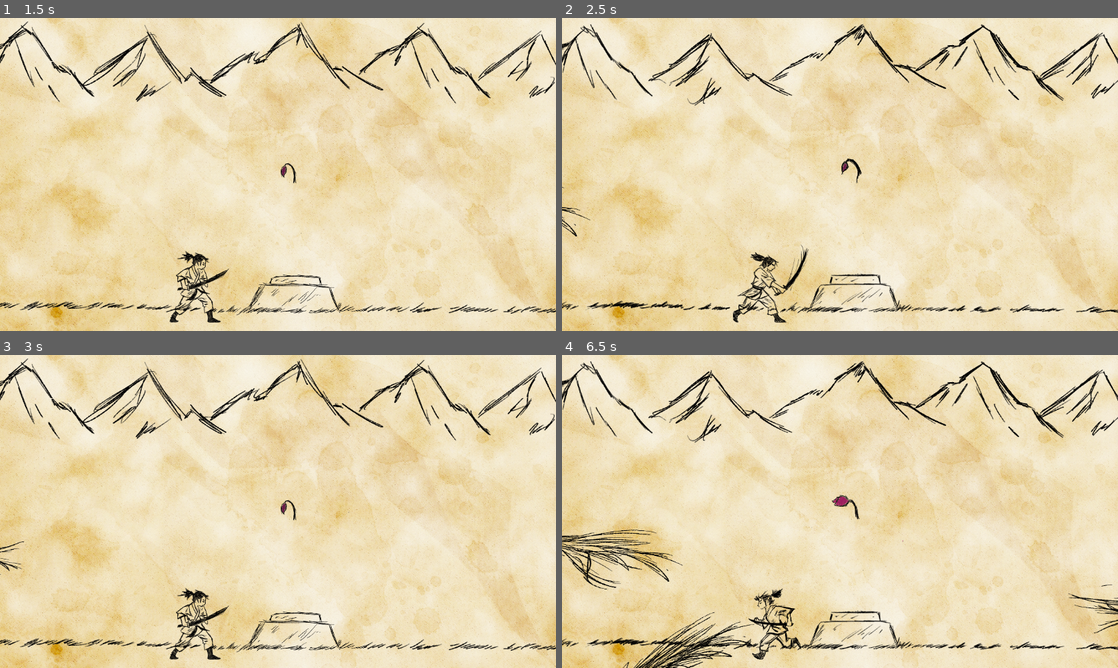
Above: before the commit, frames 1-4 (two rows, left to right).
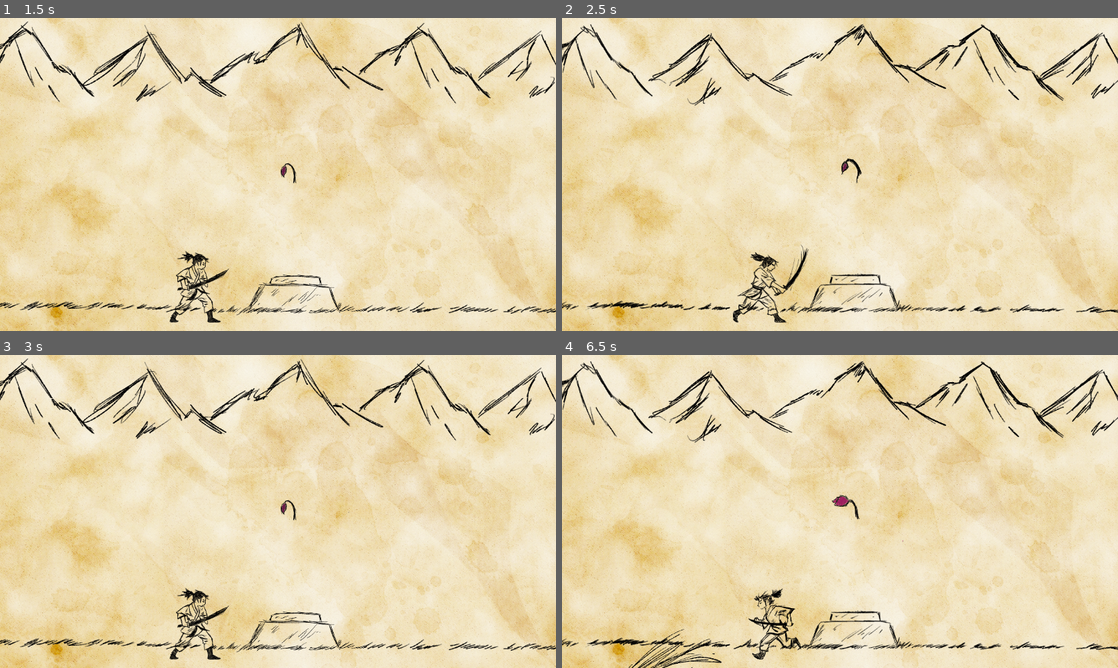
Above: after the commit, the same moments.

Repository: fabio98p/Godot_GuardianOfSpring
Game: Godot game, scene res://Level/level.tscn
Same seed, same stepped clock (60 frames per second), same inputs: the game is played once before the commit and once after it. This scene is started directly instead of the project's main scene. The engine's default icon, where the game draws it, is replaced by a stand-in: a white triangle on a blue panel in a dark square. Sound files missing from this copy of the repository are replaced by a short silence.
Inputs (mouse positions are in pixels of both pictures, inside the frame that each line leads up to):
- Up to frame 1 (1.5 s): move the mouse to (400, 158) at 0.52 s; press the mouse at (400, 158) at 0.53 s; hold D (Right) from 0.53 s (still down); tap W (Jump) at 0.77 s; move the mouse to (166, 190) at 1.27 s; release the mouse at (166, 190) at 1.28 s; click (166, 190) at 1.35 s
- Up to frame 2 (2.5 s): tap W (Jump) at 1.52 s; move the mouse to (895, 105) at 2.02 s; release D (Right) at 2.03 s; press the mouse at (895, 105) at 2.03 s; hold A (Left) from 2.03 s (still down)
- Up to frame 3 (3 s): move the mouse to (250, 574) at 2.77 s; release A (Left) at 2.78 s; release the mouse at (250, 574) at 2.78 s; hold D (Right) from 2.78 s (still down); click (250, 574) at 2.85 s
- Up to frame 4 (6.5 s): tap W (Jump) at 3.02, 3.77, 4.52, 6.02 s; move the mouse to (1006, 558) at 3.52 s; press the mouse at (1006, 558) at 3.53 s; move the mouse to (673, 464) at 4.27 s; release D (Right) at 4.28 s; release the mouse at (673, 464) at 4.28 s; hold A (Left) 4.28-5.03 s; click (673, 464) at 4.35 s; move the mouse to (867, 511) at 5.02 s; press the mouse at (867, 511) at 5.03 s; hold D (Right) 5.03-5.78 s; move the mouse to (756, 433) at 5.77 s; release the mouse at (756, 433) at 5.78 s; hold A (Left) from 5.78 s (still down); click (756, 433) at 5.85 s

Frame 1 is identical in both runs. In frame 2, less than 0.1% of the frame differs, in the area x 0-6%, y 54-70%; in frame 3, less than 0.1%; in frame 4, 2.5%, in the area x 0-100%, y 55-100%.

Commit message:
enemies spawn

Diff:
--- a/Level/Scenes/enemy.gd
+++ b/Level/Scenes/enemy.gd
@@ -11,7 +11,7 @@
 
 # Called every frame. 'delta' is the elapsed time since the previous frame.
 func _process(delta: float) -> void:
-	if !GameController.loseGame:
+	if !GameController.loseGame  and !GameController.winGame:
 		if vulnerable and GameController.emit_damage:
 			await get_tree().create_timer(0.3).timeout
 			queue_free()
--- a/Level/Scenes/player.gd
+++ b/Level/Scenes/player.gd
@@ -14,7 +14,7 @@
 
 
 func _physics_process(delta: float) -> void:
-	if !GameController.loseGame:
+	if !GameController.loseGame :
 		# Add the gravity.
 		if not is_on_floor():
 			velocity += get_gravity() * delta
@@ -62,7 +62,7 @@
 	animated_sprite_2d.play(animation_type)
 
 func _input(event: InputEvent) -> void:
-	if !GameController.loseGame:
+	if !GameController.loseGame :
 		if event.is_action_pressed("Jump") and is_on_floor():
 			audio_stream_jump.play()
 		if event.is_action_pressed("Right"):
--- a/Level/level.gd
+++ b/Level/level.gd
@@ -53,7 +53,7 @@
 #	FINE LIVELLLO
 	endOldWave()
 #	timer di 4 secondi
-	await get_tree().create_timer(4.0).timeout
+	await get_tree().create_timer(30.0).timeout
 #	INIZIO LIVELLO
 	stratNewWave()
 
@@ -68,6 +68,7 @@
 	GameController.numberOfWave += 1
 	changeFlowerStatusSignal.emit()
 	if GameController.numberOfWave == 3:
+		GameController.winGame  = true
 		ambient.stop()
 		win_game.play()
 
@@ -85,11 +86,12 @@
 	GameController.numberOfWave = 0
 	GameController.emit_damage = false
 	GameController.loseGame = false
+	GameController.winGame  = false
 	prevEndGame = false
 	get_tree().reload_current_scene()
 
 func spawn_enemies(velocita, enemyPos:Vector2, enemyRot):
-	if !GameController.loseGame:
+	if !GameController.loseGame  and !GameController.winGame:
 		var enemies = enemy_scene.instantiate()
 
 		#dire velocità dello spostamento
@@ -101,9 +103,13 @@
 
 func timer_spawn_enemies():
 	await get_tree().create_timer(2.0).timeout
+	var velProg := 60
+	var spawnTimeProg := 2.5
 	while !GameController.loseGame:
-		await get_tree().create_timer(1.0).timeout
+		await get_tree().create_timer(spawnTimeProg).timeout
 		var rng = RandomNumberGenerator.new()
 		rng.randomize()
 		var num = rng.randi_range(0, 3)
-		spawn_enemies(60, Vector2(spawnEnemyPos[num].posX, spawnEnemyPos[num].posY), spawnEnemyPos[num].rot )
+		spawn_enemies(velProg, Vector2(spawnEnemyPos[num].posX, spawnEnemyPos[num].posY), spawnEnemyPos[num].rot )
+		velProg += 2
+		spawnTimeProg -= 0.02
--- a/Level/level.tscn
+++ b/Level/level.tscn
@@ -201,6 +201,7 @@
 }
 
 [node name="Icon" type="Sprite2D" parent="."]
+visible = false
 position = Vector2(581, -355)
 texture = ExtResource("2_qmtf6")
 
@@ -208,11 +209,6 @@
 stream = ExtResource("10_py82k")
 autoplay = true
 
-[node name="Enemy" parent="." instance=ExtResource("11_1teg4")]
-position = Vector2(-424, 412)
-rotation = 3.2306
-velocity = 60.0
-
 [node name="LoseGame" type="AudioStreamPlayer2D" parent="."]
 stream = ExtResource("12_i5g78")
 
--- a/Menus/main_menu.gd
+++ b/Menus/main_menu.gd
@@ -14,7 +14,7 @@
 	GameController.numberOfWave = 0
 	GameController.emit_damage = false
 	GameController.loseGame = false
-
+	GameController.winGame  = false
 
 # Called every frame. 'delta' is the elapsed time since the previous frame.
 func _process(delta: float) -> void:
--- a/game_controller.gd
+++ b/game_controller.gd
@@ -8,3 +8,4 @@
 var numberOfWave:int = 0
 var emit_damage:bool = false
 var loseGame:bool = false
+var winGame:bool = false
